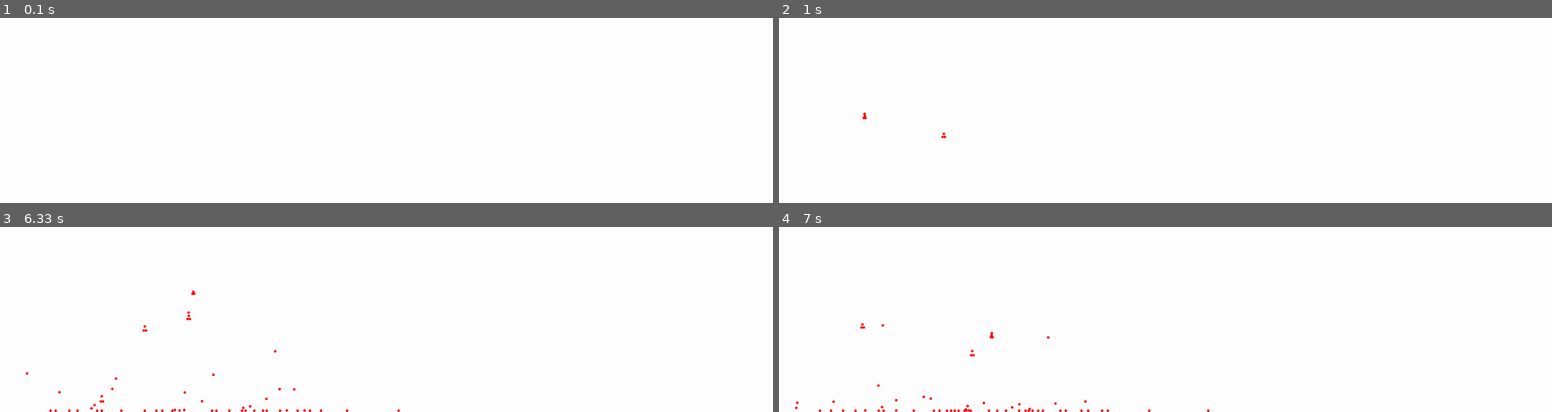
Above: before the commit, frames 1-4 (two rows, left to right).
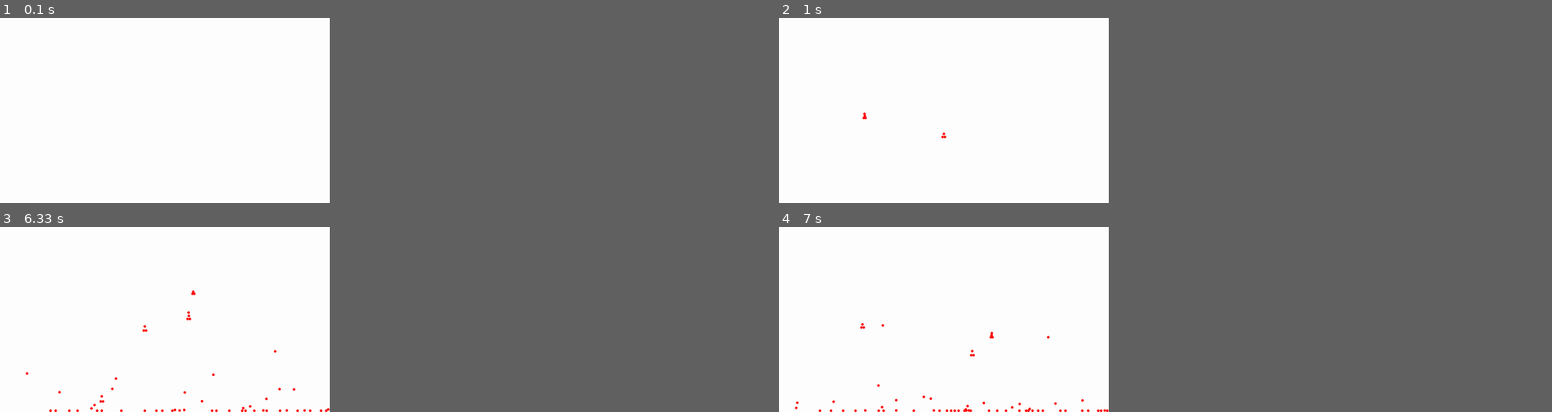
Above: after the commit, the same moments.

Repository: Filbert-code/Python-Pymunk-Vehicle-Simulator
Game: pygame game, started from Pymunk_Tests/ParticleSim.py
Two runs of this game, one before a commit and one after it. Both use one fixed random seed, a clock stepped at 60 frames per second and the inputs below.
Inputs (mouse positions are in pixels of both pictures, inside the frame that each line leads up to):
- Up to frame 1 (0.1 s): no input
- Up to frame 2 (1 s): click (941, 110) at 0.38 s; click (864, 110) at 0.72 s
- Up to frame 3 (6.33 s): click (216, 254) at 1.05 s; click (170, 256) at 1.38 s; click (170, 338) at 1.72 s; click (247, 347) at 2.05 s; click (255, 302) at 2.38 s; click (286, 304) at 2.72 s; click (278, 354) at 3.05 s; click (177, 312) at 3.38 s; click (92, 286) at 3.72 s; click (255, 339) at 4.05 s; click (115, 258) at 4.38 s; click (278, 317) at 4.72 s; click (100, 275) at 5.05 s; click (146, 262) at 5.38 s; click (185, 289) at 5.72 s; click (193, 288) at 6.05 s
- Up to frame 4 (7 s): click (864, 301) at 6.38 s; click (987, 330) at 6.72 s
In our replay, the window is 900x216 before the commit and 384x216 after it. These sizes can differ from the game's own. Grey fills any space a smaller window leaves; there, only what the larger window draws over its background counts as a difference.

The runs differ from the first frame. In frame 1, only the window size differs. In frame 2, only the window size differs. In frame 3, less than 0.1% of the frame differs, in the area x 31-52%, y 87-100%; in frame 4, less than 0.1%, in the area x 19-56%, y 58-100%.

Commit message:
Fixed tank hit-box

Diff:
--- a/Pymunk_Tests/CarSim.py
+++ b/Pymunk_Tests/CarSim.py
@@ -29,7 +29,7 @@
         self._clock = pg.time.Clock()
 
         # TEMP ATTRIBUTES
-        self.tank_position = 11400, constants.HEIGHT - 400
+        self.tank_position = 400, constants.HEIGHT - 30
 
         # pymunk space
         self._space = pm.Space()
@@ -71,7 +71,7 @@
         self._create_tank_obstacle_course()
 
         # debug key
-        self._debug = False
+        self._debug = True
 
         # menu
         self._btn_clicked = None  # array to keep track of which arrow button is pressed
--- a/Pymunk_Tests/Tank.py
+++ b/Pymunk_Tests/Tank.py
@@ -65,7 +65,7 @@
         turret_wheel_const1 = pm.constraints.PinJoint(tank_body, self.turret_wheel, (0, -20), (0, 0))
         turret_wheel_const2 = pm.constraints.PinJoint(tank_body, self.turret_wheel, (0, 20), (0, 0))
         # tank turret stuff
-        self.turret, self.turret_shape = self.create_poly(3000, self._track_posx + 310, self._track_posy-80, 140, 13, elasticity=0)
+        self.turret, self.turret_shape = self.create_poly(3000, self._track_posx + 330, self._track_posy-80, 200, 13, elasticity=0)
         turret_const1 = pm.constraints.PivotJoint(self.turret_wheel, self.turret, (self._track_posx + 208, self._track_posy-80))
         turret_const2 = pm.constraints.GearJoint(self.turret_wheel, self.turret, 0.0, 300.0)
         self._space.add(turret_wheel_const1, turret_wheel_const2, turret_const1, turret_const2)
@@ -74,6 +74,7 @@
         track_bodies_bottom = []
         for num in range(22):
             body, shape = self.create_poly(mass, self._track_posx-25 + num*14, self._track_posy, w, h, elasticity=0)
+            shape.filter = pm.ShapeFilter(categories=1)
             track_bodies_bottom.append(body)
             self._tracks.append(body)
         end_point_1 = self.create_track_constraints(track_bodies_bottom, offset=(-25, 0))
@@ -81,6 +82,7 @@
         for num in range(26):
             body, shape = self.create_poly(mass, self._track_posx-50 + num * 14, self._track_posy-40, w, h, elasticity=0)
             track_bodies_top.append(body)
+            shape.filter = pm.ShapeFilter(categories=1)
             self._tracks.append(body)
         end_point_2 = self.create_track_constraints(track_bodies_top, offset=(-50, -40))
 
--- a/Pymunk_Tests/Tank_Level.py
+++ b/Pymunk_Tests/Tank_Level.py
@@ -191,11 +191,11 @@
         self._screen.blit(score, (20, 20))
 
     def _catapult(self):
-        self._catapult_target = self._create_swinging_targets([(12900, 300)])
+        self._catapult_target = self._create_swinging_targets([(12700, 500)])
         self._targets.append(self._catapult_target[0])
 
     def _create_giant_ball(self):
-        giant_ball = self._create_swinging_targets([(16500, 0)], mass=100000, radius=300, distance=500)
+        giant_ball = self._create_swinging_targets([(16200, 0)], mass=100000, radius=300, distance=500)
         self._targets.append(giant_ball[0])
 
     def update(self):
--- a/Pymunk_Tests/constants.py
+++ b/Pymunk_Tests/constants.py
@@ -1,6 +1,6 @@
 import os
 
-WIDTH, HEIGHT = 3000, 720
+WIDTH, HEIGHT = 1280, 720
 
 BLACK = 0, 0, 0
 BLUE = 0, 150, 0
